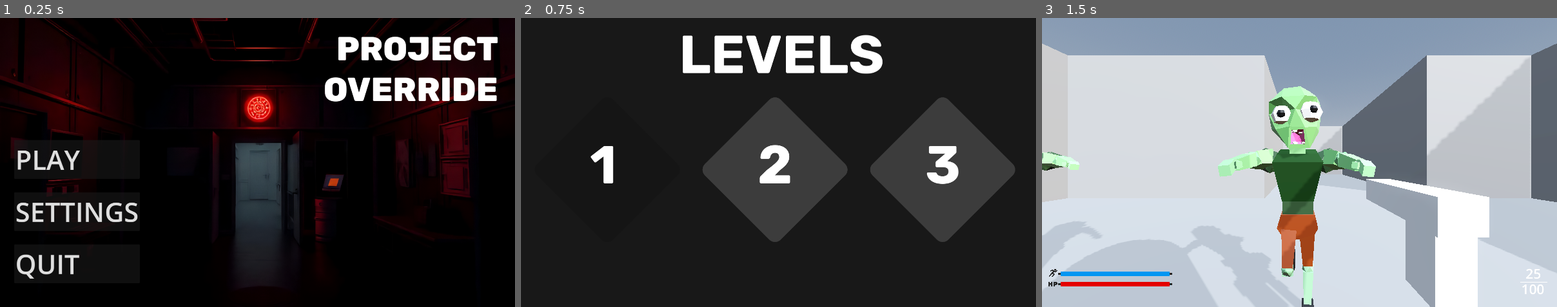
Above: before the commit, frames 1-3 (left to right).
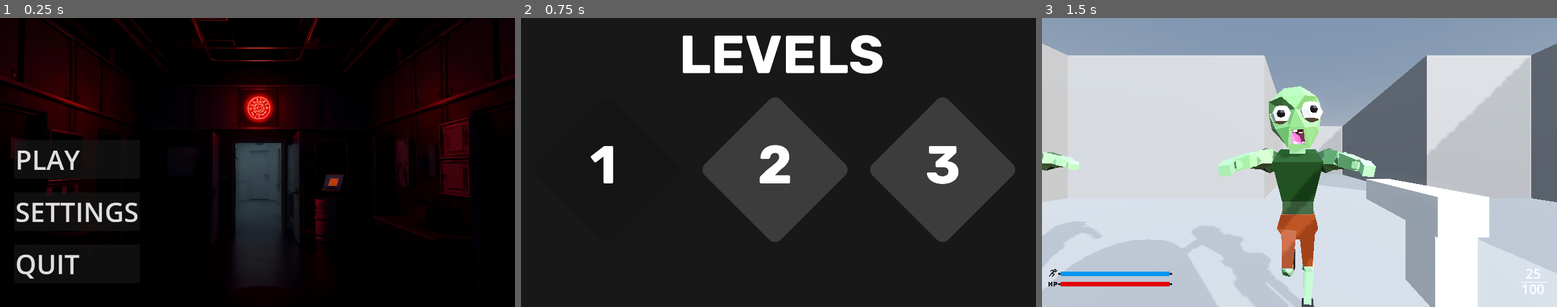
Above: after the commit, the same moments.

Repository: boltnzl/project-override
Game: Godot game, scene res://scenes/mainmenu.tscn
Two runs of this game, one before a commit and one after it. Both use one fixed random seed, a clock stepped at 60 frames per second and the inputs below.
Inputs (mouse positions are in pixels of both pictures, inside the frame that each line leads up to):
- Up to frame 1 (0.25 s): no input
- Up to frame 2 (0.75 s): click "PLAY" at 0.5 s
- Up to frame 3 (1.5 s): click (1129, 168) at 1.25 s

The runs differ from the first frame. In frame 1, 3.6% of the frame differs, in the area x 63-97%, y 6-29%; in frame 2, nothing differs; in frame 3, nothing differs.

Commit message:
Win Screen Completed

Diff:
--- a/scenes/ammo_drop.tscn
+++ b/scenes/ammo_drop.tscn
@@ -1,9 +1,36 @@
 [gd_scene load_steps=7 format=3 uid="uid://t8co0m15tdep"]
 
-[ext_resource type="Script" uid="uid://yfry1t1dh4kq" path="res://scenes/ammo_drop.gd" id="1_j0vwr"]
+[ext_resource type="Script" uid="uid://yfry1t1dh4kq" path="res://scripts/ammo_drop.gd" id="1_j0vwr"]
 [ext_resource type="PackedScene" uid="uid://c1ixf50fjx2dr" path="res://art/bullet.glb" id="2_cbkkf"]
 
 [sub_resource type="SphereShape3D" id="SphereShape3D_4d2yc"]
+
+[sub_resource type="Animation" id="Animation_cbkkf"]
+length = 0.001
+tracks/0/type = "value"
+tracks/0/imported = false
+tracks/0/enabled = true
+tracks/0/path = NodePath("bullet:position")
+tracks/0/interp = 1
+tracks/0/loop_wrap = true
+tracks/0/keys = {
+"times": PackedFloat32Array(0),
+"transitions": PackedFloat32Array(1),
+"update": 0,
+"values": [Vector3(0, 0.238707, 0)]
+}
+tracks/1/type = "value"
+tracks/1/imported = false
+tracks/1/enabled = true
+tracks/1/path = NodePath("bullet:rotation")
+tracks/1/interp = 1
+tracks/1/loop_wrap = true
+tracks/1/keys = {
+"times": PackedFloat32Array(0),
+"transitions": PackedFloat32Array(1),
+"update": 0,
+"values": [Vector3(0, 0, 0)]
+}
 
 [sub_resource type="Animation" id="Animation_j0vwr"]
 resource_name = "floating"
@@ -34,33 +61,6 @@
 "values": [Vector3(0, 0, 0), Vector3(0, 6.28319, 0)]
 }
 
-[sub_resource type="Animation" id="Animation_cbkkf"]
-length = 0.001
-tracks/0/type = "value"
-tracks/0/imported = false
-tracks/0/enabled = true
-tracks/0/path = NodePath("bullet:position")
-tracks/0/interp = 1
-tracks/0/loop_wrap = true
-tracks/0/keys = {
-"times": PackedFloat32Array(0),
-"transitions": PackedFloat32Array(1),
-"update": 0,
-"values": [Vector3(0, 0.238707, 0)]
-}
-tracks/1/type = "value"
-tracks/1/imported = false
-tracks/1/enabled = true
-tracks/1/path = NodePath("bullet:rotation")
-tracks/1/interp = 1
-tracks/1/loop_wrap = true
-tracks/1/keys = {
-"times": PackedFloat32Array(0),
-"transitions": PackedFloat32Array(1),
-"update": 0,
-"values": [Vector3(0, 0, 0)]
-}
-
 [sub_resource type="AnimationLibrary" id="AnimationLibrary_lru7k"]
 _data = {
 &"RESET": SubResource("Animation_cbkkf"),
--- a/scenes/level.tscn
+++ b/scenes/level.tscn
@@ -111,18 +111,9 @@
 playerlocation = NodePath("../Player")
 
 [node name="Skeleton3D" parent="Enemy/zombie2/metarig" index="0"]
-bones/0/position = Vector3(0.0280735, 1.31623, -0.276936)
-bones/1/rotation = Quaternion(-0.0461669, 2.0729e-14, -1.10071e-08, 0.998934)
-bones/2/rotation = Quaternion(-0.053333, 7.02411e-15, -1.27156e-08, 0.998577)
 bones/3/rotation = Quaternion(-0.00422848, -1.19208e-07, -5.04074e-10, 0.999991)
-bones/4/rotation = Quaternion(0.0755224, 0.00446623, -0.0216835, 0.996898)
-bones/5/rotation = Quaternion(-0.0212615, -0.00273229, 0.0111505, 0.999708)
-bones/7/rotation = Quaternion(-0.586143, -0.421096, -0.459809, 0.517388)
 bones/8/rotation = Quaternion(-0.0781841, 0.723355, -0.23613, 0.644118)
-bones/9/rotation = Quaternion(0.00192979, -0.00399035, -0.0216599, 0.999756)
-bones/11/rotation = Quaternion(-0.586143, 0.421096, 0.459809, 0.517388)
 bones/12/rotation = Quaternion(-0.0781841, -0.723355, 0.23613, 0.644118)
-bones/13/rotation = Quaternion(0.00192979, 0.00399027, 0.0216601, 0.999756)
 bones/15/rotation = Quaternion(-5.41421e-08, 0.696936, 0.717133, -5.26172e-08)
 bones/16/rotation = Quaternion(-5.41421e-08, 0.696936, 0.717133, -5.26172e-08)
 bones/19/rotation = Quaternion(0.995903, -1.08568e-08, 1.18918e-07, 0.0904253)
@@ -131,7 +122,6 @@
 bones/24/rotation = Quaternion(0.995903, -1.08568e-08, 1.18918e-07, 0.0904253)
 bones/25/rotation = Quaternion(0.000973395, -1.19392e-07, -2.1056e-10, 1)
 bones/26/rotation = Quaternion(-0.667573, -1.33149e-06, 1.353e-06, 0.744544)
-bones/27/rotation = Quaternion(-1.0604e-07, 0.998523, -0.0543397, -1.86088e-06)
 
 [node name="Enemy2" parent="." groups=["enemy"] instance=ExtResource("5_f2txt")]
 transform = Transform3D(4, 0, 0, 0, 4, 0, 0, 0, 4, -10.785, 4.76773, -6.84672)
--- a/scenes/level_2.tscn
+++ b/scenes/level_2.tscn
@@ -1,6 +1,7 @@
-[gd_scene load_steps=33 format=3 uid="uid://bdkprmaslovs6"]
+[gd_scene load_steps=34 format=3 uid="uid://bdkprmaslovs6"]
 
 [ext_resource type="PackedScene" uid="uid://dqof0v4sx7egd" path="res://scenes/player.tscn" id="1_3bmlt"]
+[ext_resource type="Script" uid="uid://dl2aunm2flagq" path="res://scenes/level_2.gd" id="1_pbc48"]
 [ext_resource type="Script" uid="uid://dvolydp225yem" path="res://scripts/win_condition.gd" id="2_jm1iu"]
 
 [sub_resource type="PhysicsMaterial" id="PhysicsMaterial_y4x0y"]
@@ -75,9 +76,10 @@
 [sub_resource type="BoxMesh" id="BoxMesh_vhnap"]
 
 [sub_resource type="BoxShape3D" id="BoxShape3D_ne2mo"]
-size = Vector3(15.0033, 17.3937, 18.714)
+size = Vector3(3.67938, 17.3937, 18.714)
 
 [node name="Level 2" type="Node3D"]
+script = ExtResource("1_pbc48")
 
 [node name="Map" type="Node3D" parent="."]
 
@@ -863,7 +865,7 @@
 script = ExtResource("2_jm1iu")
 
 [node name="CollisionShape3D" type="CollisionShape3D" parent="WinCondition"]
-transform = Transform3D(1, 0, 0, 0, 1, 0, 0, 0, 1, 12.1021, 8.19684, -4.70796)
+transform = Transform3D(1, 0, 0, 0, 1, 0, 0, 0, 1, 17.7641, 8.19684, -4.70796)
 shape = SubResource("BoxShape3D_ne2mo")
 
 [connection signal="body_entered" from="WinCondition" to="WinCondition" method="_on_body_entered"]
--- a/scenes/level_3.tscn
+++ b/scenes/level_3.tscn
@@ -1,6 +1,7 @@
-[gd_scene load_steps=30 format=3 uid="uid://cjaao0chuc7j7"]
+[gd_scene load_steps=32 format=3 uid="uid://cjaao0chuc7j7"]
 
 [ext_resource type="PackedScene" uid="uid://dqof0v4sx7egd" path="res://scenes/player.tscn" id="1_70nk6"]
+[ext_resource type="Script" uid="uid://dvolydp225yem" path="res://scripts/win_condition.gd" id="2_h23n6"]
 
 [sub_resource type="PhysicsMaterial" id="PhysicsMaterial_tft0k"]
 
@@ -69,6 +70,9 @@
 
 [sub_resource type="BoxShape3D" id="BoxShape3D_56dhn"]
 size = Vector3(83.01, 1, 58.19)
+
+[sub_resource type="BoxShape3D" id="BoxShape3D_p6vls"]
+size = Vector3(15.0033, 17.3937, 18.714)
 
 [node name="level_3" type="Node3D"]
 
@@ -1064,3 +1068,22 @@
 [node name="Ceilling" type="Node3D" parent="Map"]
 
 [node name="Player" parent="." instance=ExtResource("1_70nk6")]
+
+[node name="WinCondition" type="Area3D" parent="."]
+transform = Transform3D(1, 0, 0, 0, 1, 0, 0, 0, 1, 6.62463, 0, 0)
+script = ExtResource("2_h23n6")
+
+[node name="CollisionShape3D" type="CollisionShape3D" parent="WinCondition"]
+transform = Transform3D(1, 0, 0, 0, 1, 0, 0, 0, 1, 12.1021, 8.19684, -4.70796)
+shape = SubResource("BoxShape3D_p6vls")
+
+[node name="WinCondition2" type="Area3D" parent="."]
+transform = Transform3D(1, 0, 0, 0, 1, 0, 0, 0, 1, 6.62463, 0, 0)
+script = ExtResource("2_h23n6")
+
+[node name="CollisionShape3D" type="CollisionShape3D" parent="WinCondition2"]
+transform = Transform3D(1, 0, 0, 0, 1, 0, 0, 0, 1, 12.1021, 8.19684, -4.70796)
+shape = SubResource("BoxShape3D_p6vls")
+
+[connection signal="body_entered" from="WinCondition" to="WinCondition" method="_on_body_entered"]
+[connection signal="body_entered" from="WinCondition2" to="WinCondition2" method="_on_body_entered"]
--- a/scenes/level_selector.tscn
+++ b/scenes/level_selector.tscn
@@ -1,8 +1,13 @@
-[gd_scene load_steps=9 format=3 uid="uid://boqvb7ym75s52"]
+[gd_scene load_steps=10 format=3 uid="uid://boqvb7ym75s52"]
 
-[ext_resource type="Script" uid="uid://ir64nnu8hdmu" path="res://scenes/level_selector.gd" id="1_aeu7d"]
+[ext_resource type="Script" uid="uid://ir64nnu8hdmu" path="res://scripts/level_selector.gd" id="1_aeu7d"]
 [ext_resource type="FontFile" uid="uid://ddhdg7bigjv3h" path="res://fonts/Rubik-Bold.ttf" id="2_gkmvm"]
 [ext_resource type="Texture2D" uid="uid://cts2i0g6jky8f" path="res://art/image2.png" id="2_tr5s6"]
+
+[sub_resource type="Theme" id="Theme_tr5s6"]
+Button/colors/icon_hover_pressed_color = Color(0.231373, 0.231373, 0.231373, 1)
+Button/colors/icon_normal_color = Color(0.0705882, 0.0705882, 0.0705882, 0.52549)
+Button/fonts/font = ExtResource("2_gkmvm")
 
 [sub_resource type="StyleBoxFlat" id="StyleBoxFlat_tr5s6"]
 bg_color = Color(1, 1, 1, 1)
@@ -42,6 +47,7 @@
 corner_radius_bottom_left = 30
 
 [node name="LevelSelector" type="Control"]
+process_mode = 3
 layout_mode = 3
 anchors_preset = 15
 anchor_right = 1.0
@@ -89,6 +95,7 @@
 offset_bottom = 503.0
 rotation = 0.785398
 focus_mode = 0
+theme = SubResource("Theme_tr5s6")
 theme_override_styles/hover = SubResource("StyleBoxFlat_tr5s6")
 theme_override_styles/pressed = SubResource("StyleBoxFlat_rqfkl")
 theme_override_styles/normal = SubResource("StyleBoxFlat_vj03c")
--- a/scenes/mainmenu.tscn
+++ b/scenes/mainmenu.tscn
@@ -1,10 +1,11 @@
 [gd_scene load_steps=4 format=3 uid="uid://cn6rt7044je0n"]
 
-[ext_resource type="Script" uid="uid://cfntqpl2vwpqg" path="res://scenes/mainmenu.gd" id="1_natt5"]
+[ext_resource type="Script" uid="uid://cfntqpl2vwpqg" path="res://scripts/mainmenu.gd" id="1_natt5"]
 [ext_resource type="Texture2D" uid="uid://cts2i0g6jky8f" path="res://art/image2.png" id="2_natt5"]
 [ext_resource type="FontFile" uid="uid://dbst5yl8cqebu" path="res://fonts/Rubik-ExtraBold.ttf" id="3_r3g3c"]
 
 [node name="MainMenu" type="Control"]
+process_mode = 3
 layout_mode = 3
 anchors_preset = 15
 anchor_right = 1.0
@@ -12,6 +13,18 @@
 grow_horizontal = 2
 grow_vertical = 2
 script = ExtResource("1_natt5")
+
+[node name="Project Override" type="Label" parent="."]
+layout_mode = 0
+offset_left = 1007.0
+offset_top = 41.0
+offset_right = 1857.0
+offset_bottom = 356.0
+theme_override_fonts/font = ExtResource("3_r3g3c")
+theme_override_font_sizes/font_size = 125
+text = "PROJECT
+OVERRIDE"
+horizontal_alignment = 2
 
 [node name="TextureRect" type="TextureRect" parent="."]
 layout_mode = 1
@@ -53,15 +66,3 @@
 theme_override_font_sizes/font_size = 100
 text = "QUIT"
 alignment = 0
-
-[node name="Project Override" type="Label" parent="."]
-layout_mode = 0
-offset_left = 1007.0
-offset_top = 41.0
-offset_right = 1857.0
-offset_bottom = 356.0
-theme_override_fonts/font = ExtResource("3_r3g3c")
-theme_override_font_sizes/font_size = 125
-text = "PROJECT
-OVERRIDE"
-horizontal_alignment = 2
--- a/scenes/pausemenu.tscn
+++ b/scenes/pausemenu.tscn
@@ -1,6 +1,6 @@
 [gd_scene load_steps=3 format=3 uid="uid://bppqp3g7v0p0j"]
 
-[ext_resource type="Script" uid="uid://bylope0nikrxr" path="res://scenes/pausemenu.gd" id="1_3otxd"]
+[ext_resource type="Script" uid="uid://bylope0nikrxr" path="res://scripts/pausemenu.gd" id="1_3otxd"]
 
 [sub_resource type="LabelSettings" id="LabelSettings_3otxd"]
 font_size = 160
--- a/scenes/win_screen.tscn
+++ b/scenes/win_screen.tscn
@@ -1,9 +1,65 @@
-[gd_scene format=3 uid="uid://bbuxphekpudlo"]
+[gd_scene load_steps=5 format=3 uid="uid://bbuxphekpudlo"]
 
-[node name="WinScreen" type="Control"]
+[ext_resource type="Script" uid="uid://cw3r2xvtaj8rj" path="res://scripts/win_screen.gd" id="1_2l6cc"]
+[ext_resource type="Theme" uid="uid://dlqr5bt5njsvo" path="res://themes/button.tres" id="2_e41g7"]
+[ext_resource type="FontFile" uid="uid://ddhdg7bigjv3h" path="res://fonts/Rubik-Bold.ttf" id="3_0lrm4"]
+
+[sub_resource type="StyleBoxFlat" id="StyleBoxFlat_6s1kg"]
+bg_color = Color(0.0705882, 0.0705882, 0.0705882, 0.52549)
+
+[node name="Win Screen" type="Control"]
+process_mode = 3
 layout_mode = 3
 anchors_preset = 15
 anchor_right = 1.0
 anchor_bottom = 1.0
 grow_horizontal = 2
 grow_vertical = 2
+script = ExtResource("1_2l6cc")
+
+[node name="ColorRect" type="ColorRect" parent="."]
+layout_mode = 0
+offset_right = 1920.0
+offset_bottom = 1080.0
+color = Color(0.0962048, 0.0962047, 0.0962047, 1)
+
+[node name="VBoxContainer" type="VBoxContainer" parent="."]
+layout_mode = 0
+offset_left = 536.0
+offset_top = 494.0
+offset_right = 1457.0
+offset_bottom = 1249.0
+theme_override_constants/separation = 50
+
+[node name="Continue" type="Button" parent="VBoxContainer"]
+layout_mode = 2
+theme = ExtResource("2_e41g7")
+theme_override_font_sizes/font_size = 100
+theme_override_styles/normal = SubResource("StyleBoxFlat_6s1kg")
+text = "CONTINUE"
+
+[node name="Restart" type="Button" parent="VBoxContainer"]
+layout_mode = 2
+theme = ExtResource("2_e41g7")
+theme_override_font_sizes/font_size = 100
+theme_override_styles/normal = SubResource("StyleBoxFlat_6s1kg")
+text = "RESTART"
+
+[node name="Main Menu" type="Button" parent="VBoxContainer"]
+layout_mode = 2
+theme = ExtResource("2_e41g7")
+theme_override_font_sizes/font_size = 100
+theme_override_styles/normal = SubResource("StyleBoxFlat_6s1kg")
+text = "MAIN MENU"
+
+[node name="Label2" type="Label" parent="."]
+layout_mode = 2
+offset_left = 536.0
+offset_top = 46.0
+offset_right = 1457.0
+offset_bottom = 407.0
+theme_override_fonts/font = ExtResource("3_0lrm4")
+theme_override_font_sizes/font_size = 150
+text = "LEVEL
+COMPLETED"
+horizontal_alignment = 1
--- a/scripts/GameData.gd
+++ b/scripts/GameData.gd
@@ -1,5 +1,6 @@
 extends Node
 
+var current_level: = 1
 var unlockedlevel: = 1
 
 func unlocked(level) -> void:
--- a/scripts/enemy.gd
+++ b/scripts/enemy.gd
@@ -71,7 +71,7 @@
 		timelasthit = 0.0
 		if health <= 0:
 			var pickup = AMMO_PICKUP_SCENE.instantiate()
-			pickup.global_position = global_position + Vector3(0, -0.5, 0)  # spawn slightly below
+			pickup.global_transform = global_transform
 			pickup.amount = randi_range(5, 15)
 			get_parent().add_child(pickup)
 			queue_free()
--- /dev/null
+++ b/scripts/level_2.gd
@@ -0,0 +1,4 @@
+extends Node3D
+
+func _ready():
+	GameData.current_level = 2
--- /dev/null
+++ b/scripts/level_3.gd
@@ -0,0 +1,5 @@
+extends Node3D
+
+
+func _ready():
+	GameData.current_level = 2
--- a/scripts/mainlevel.gd
+++ b/scripts/mainlevel.gd
@@ -2,5 +2,10 @@
 
 @onready var target = $Player
 
+
 func _process(delta: float) -> void:
 	get_tree().call_group("enemy", "target_position" , target.global_transform.origin)
+
+
+func _ready():
+	GameData.current_level = 1
--- /dev/null
+++ b/scripts/win.gd
@@ -0,0 +1,27 @@
+extends Control
+
+@onready var main_menu_button = $"VBoxContainer/MainMenuNode/Main Menu"
+@onready var restart_button = $VBoxContainer/RestartNode/Restart
+@onready var level_selector_button = $VBoxContainer/PlayNode/Continue
+
+
+func _ready():
+	level_selector_button.pressed.connect(_on_continue_pressed)
+	restart_button.pressed.connect(_on_restart_pressed)
+	main_menu_button.pressed.connect(_on_main_menu_pressed)
+
+
+func _on_main_menu_pressed():
+	get_tree().paused = false
+	get_tree().change_scene_to_file("res://scenes/mainmenu.tscn")
+	print("Main Menu pressed!")
+
+func _on_restart_pressed():
+	get_tree().paused = false
+	get_tree().reload_current_scene()
+	print("Restart pressed!")
+
+func _on_continue_pressed():
+	get_tree().paused = false
+	get_tree().change_scene_to_file("res://scenes/level_selector.tscn")
+	print("Continue pressed!")
--- a/scripts/win_condition.gd
+++ b/scripts/win_condition.gd
@@ -1,8 +1,10 @@
 extends Area3D
 
 func _on_body_entered(body: Node3D) -> void:
-	if body.name == "Player":
-		if GameData.unlockedlevel < 2:
-			GameData.unlockedlevel = 2
-		elif GameData.unlockedlevel < 3:
-			GameData.unlockedlevel = 3
+	if body.name != "Player" or get_tree().paused:
+		return
+	GameData.unlockedlevel = max(GameData.unlockedlevel, GameData.current_level + 1)
+	get_tree().paused = true
+	Input.set_mouse_mode(Input.MOUSE_MODE_VISIBLE)
+	var win_screen = load("res://scenes/win_screen.tscn").instantiate()
+	get_tree().current_scene.add_child(win_screen)
--- /dev/null
+++ b/scripts/win_screen.gd
@@ -0,0 +1,26 @@
+extends Control
+
+@onready var main_menu_button = $"VBoxContainer/Main Menu"
+@onready var restart_button = $VBoxContainer/Restart
+@onready var level_selector_button = $VBoxContainer/Continue
+
+
+func _ready():
+	main_menu_button.pressed.connect(_on_main_menu_pressed)
+	restart_button.pressed.connect(_on_restart_pressed)
+	level_selector_button.pressed.connect(_on_continue_pressed)
+
+
+func _on_main_menu_pressed():
+	get_tree().paused = false
+	get_tree().change_scene_to_file("res://scenes/mainmenu.tscn")
+
+
+func _on_restart_pressed():
+	get_tree().paused = false
+	get_tree().reload_current_scene()
+
+
+func _on_continue_pressed():
+	get_tree().paused = false
+	get_tree().change_scene_to_file("res://scenes/level_selector.tscn")
--- /dev/null
+++ b/themes/button.tres
@@ -0,0 +1,3 @@
+[gd_resource type="Theme" format=3 uid="uid://dlqr5bt5njsvo"]
+
+[resource]
Renamed: scenes/ammo_drop.gd -> scripts/ammo_drop.gd
Renamed: scenes/ammo_drop.gd.uid -> scripts/ammo_drop.gd.uid
Not shown, added: scripts/level_2.gd.uid
Not shown, added: scripts/level_3.gd.uid
Renamed: scenes/level_selector.gd -> scripts/level_selector.gd
Renamed: scenes/level_selector.gd.uid -> scripts/level_selector.gd.uid
Renamed: scenes/mainmenu.gd -> scripts/mainmenu.gd
Renamed: scenes/mainmenu.gd.uid -> scripts/mainmenu.gd.uid
Renamed: scenes/pausemenu.gd -> scripts/pausemenu.gd
Renamed: scenes/pausemenu.gd.uid -> scripts/pausemenu.gd.uid
Not shown, added: scripts/win.gd.uid
Not shown, added: scripts/win_screen.gd.uid
